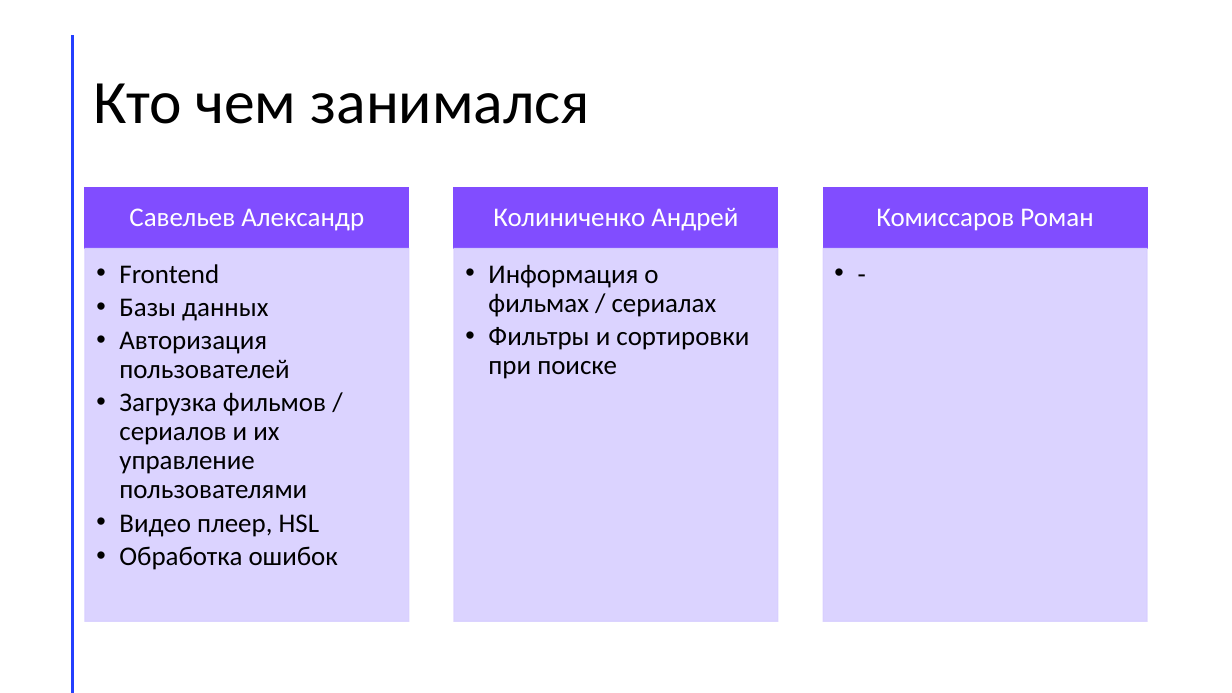
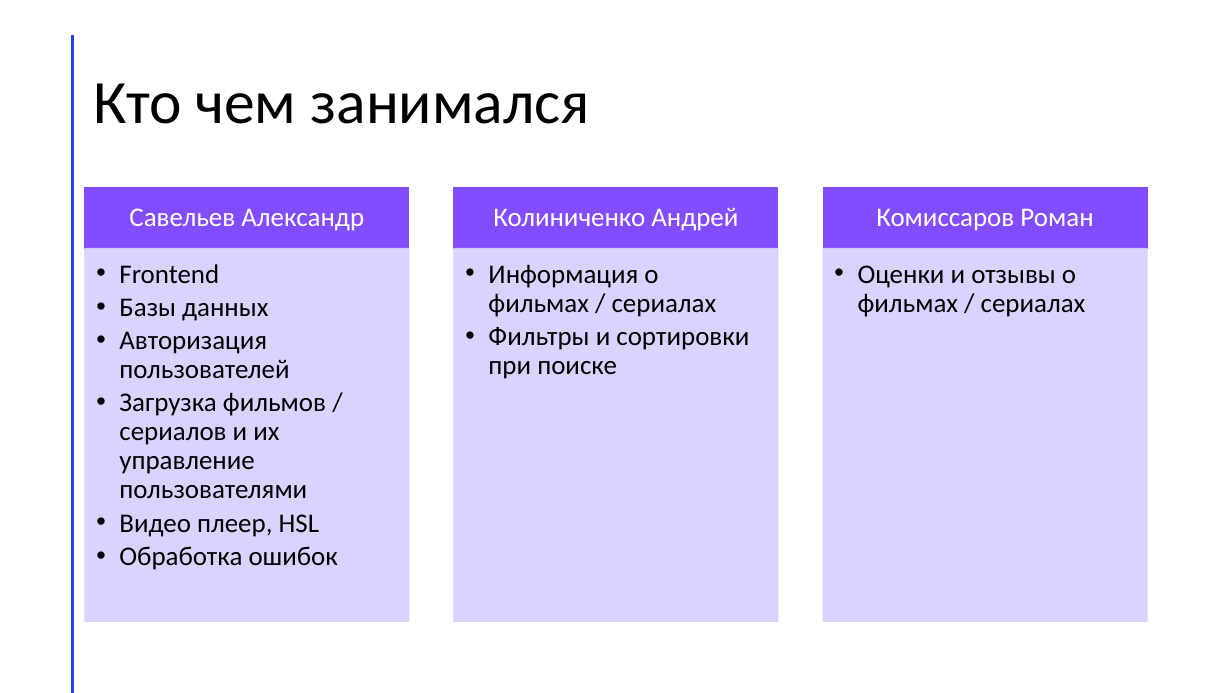
Before and after one commit to AlexSavelev/MoviePoint, a slide deck: slide 9 of presentation/Presentation.pptx. Drawn at 1232x693 pixels with LibreOffice and Linux fonts; fonts in the diff are those of the drawing. Boxes give left, top, right and bottom in pixels: in the first picture for what was removed or moved away, otherwise in the second. Text is boxed around its words. In the diff, an @@ line names an element or a change of style, - is before the commit and + after.

```diff
--- a/presentation/Presentation.pptx
+++ b/presentation/Presentation.pptx
@@ text removed at [823,249,1147,621] @@
-  • -
@@ text added at [858,265,1086,317], 21 pt, text #000000 @@
+  • Оценки и отзывы о фильмах / сериалах
```
Also in this commit, not shown: 1 other slide changed.
